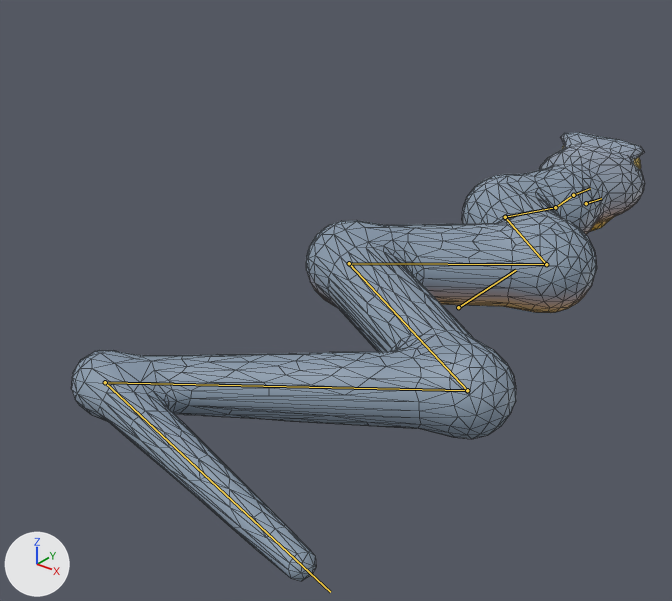
The glTF model game/art/models/battle/electric_eel.glb as it was, and as the next commit left it.
Before and after are seen from a 50 mm lens placed at (0.408, -0.697, 0.394), pointed at (-0.072, -0.098, 0.023). The axes (+X, +Y, +Z) are drawn at lower left. The lights are the same throughout. The first picture is the older version. Both versions are drawn at frame 15 of the action 'victory'; the numbers are the values there. The bones that bend it are drawn over the model as lines. Mesh edges are drawn as thin lines.

The first picture shows 'electric_eel_movie'.
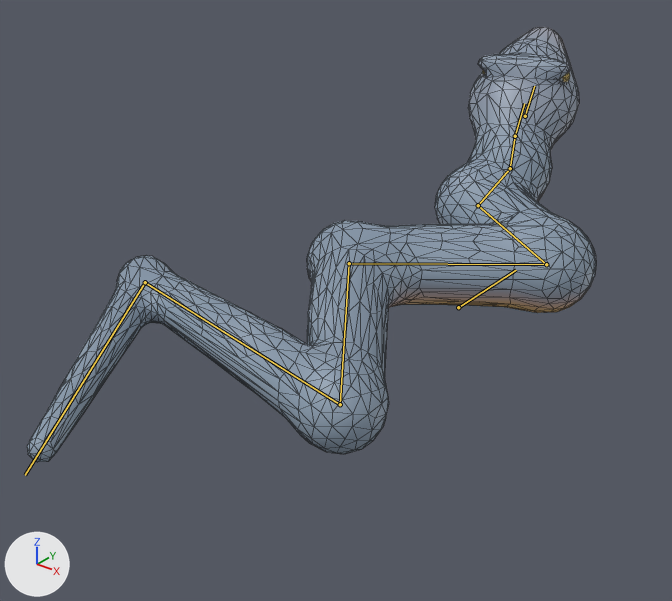
Location of each change, [x1, y1, x2, y2] in pixels of the pictures (672 x 601 px):
'electric_eel_movie', posed
    before: [71, 132, 645, 581]
    after: [27, 27, 596, 462]
bone 'chest', root to tip
    before: (546, 264) to (505, 217)
    after: (546, 264) to (478, 205)
bone 'neck', root to tip
    before: (505, 217) to (555, 207)
    after: (478, 205) to (510, 168)
bone 'neck2', root to tip
    before: (555, 207) to (573, 195)
    after: (510, 168) to (515, 136)
bone 'head', root to tip
    before: (573, 195) to (590, 188)
    after: (515, 136) to (524, 103)
bone 'tail1', root to tip
    before: (349, 263) to (467, 390)
    after: (349, 263) to (340, 404)
bone 'tail2', root to tip
    before: (467, 390) to (105, 382)
    after: (340, 404) to (145, 282)
bone 'tail3', root to tip
    before: (105, 382) to (330, 592)
    after: (145, 282) to (25, 475)

Patch to the scene script:
```diff
--- a/game/art/models/battle/electric_eel.glb.py
+++ b/game/art/models/battle/electric_eel.glb.py
@@ bone_chest @@
 bone_chest = bpy.data.objects['electric_eel_rig'].pose.bones['chest']  # child of 'hips'
-bone_chest.rotation_quaternion = (1.0, 0.0, 0.0, 0.0)  # degrees (0, 0, 0)
+bone_chest.rotation_quaternion = (0.988, 0.074, 0.01, 0.135)  # degrees (9, 0, 16)
@@ bone_neck @@
 bone_neck = bpy.data.objects['electric_eel_rig'].pose.bones['neck']  # child of 'chest'
-bone_neck.rotation_quaternion = (0.999, 0.0, 0.0, -0.042)  # degrees (0, 0, -5)
+bone_neck.rotation_quaternion = (0.979, 0.173, 0.019, 0.108)  # degrees (20, 0, 13)
@@ bone_neck2 @@
 bone_neck2 = bpy.data.objects['electric_eel_rig'].pose.bones['neck2']  # child of 'neck'
-bone_neck2.rotation_quaternion = (0.999, -0.02, -0.001, 0.028)  # degrees (-2, 0, 3)
+bone_neck2.rotation_quaternion = (0.994, 0.1, -0.005, -0.05)  # degrees (11, 0, -6)
@@ bone_head @@
 bone_head = bpy.data.objects['electric_eel_rig'].pose.bones['head']  # child of 'neck2'
-bone_head.rotation_quaternion = (1.0, 0.0, 0.0, 0.018)  # degrees (0, 0, 2)
+bone_head.rotation_quaternion = (0.998, 0.05, -0.002, -0.05)  # degrees (6, 0, -6)
@@ bone_tail1 @@
 bone_tail1 = bpy.data.objects['electric_eel_rig'].pose.bones['tail1']  # child of 'hips'
-bone_tail1.rotation_quaternion = (1.0, 0.0, 0.0, -0.021)  # degrees (0, 0, -2)
+bone_tail1.rotation_quaternion = (0.984, 0.0, 0.0, 0.179)  # degrees (0, 0, 21)
@@ bone_tail2 @@
 bone_tail2 = bpy.data.objects['electric_eel_rig'].pose.bones['tail2']  # child of 'tail1'
-bone_tail2.rotation_quaternion = (1.0, 0.0, 0.0, -0.029)  # degrees (0, 0, -3)
+bone_tail2.rotation_quaternion = (0.987, 0.0, 0.0, 0.159)  # degrees (0, 0, 18)
@@ bone_tail3 @@
 bone_tail3 = bpy.data.objects['electric_eel_rig'].pose.bones['tail3']  # child of 'tail2'
-bone_tail3.rotation_quaternion = (1.0, 0.0, 0.0, -0.01)  # degrees (0, 0, -1)
+bone_tail3.rotation_quaternion = (1.0, 0.0, 0.0, -0.001)  # degrees (0, 0, 0)
```
